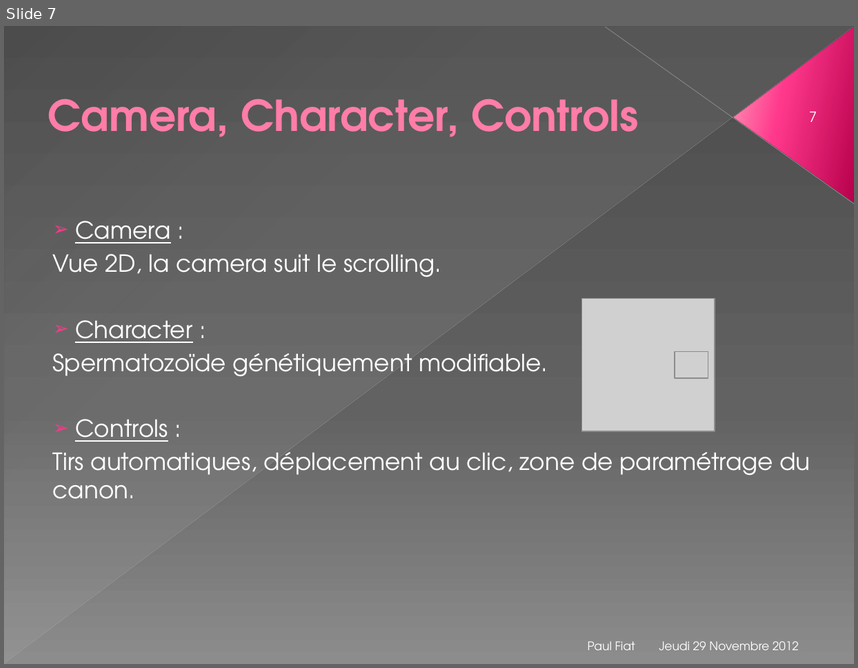
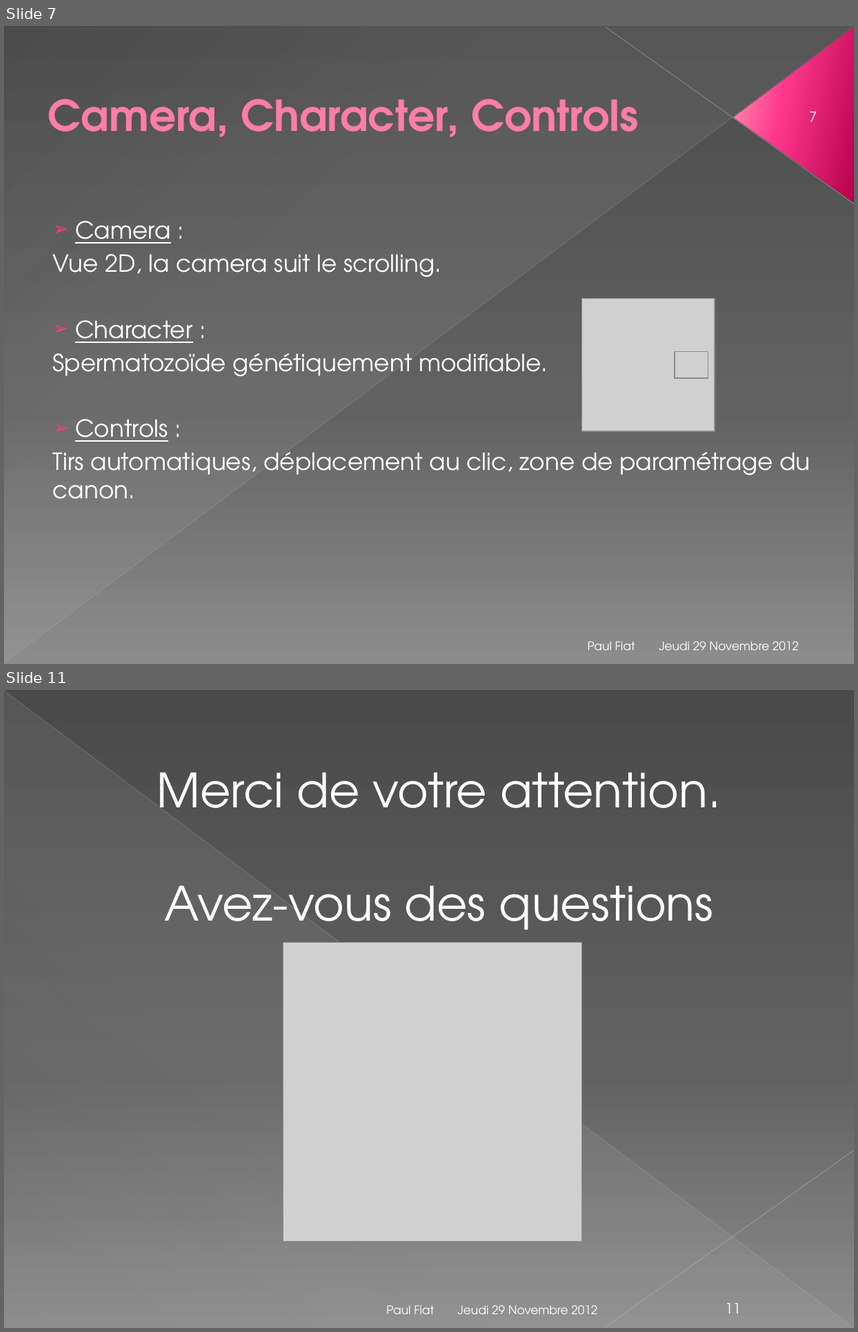
Before and after one commit to Nyarlygames/OBG, a slide deck: GD/Présentation.pptx. Shown one above the other, each under a label of ours: slide 7 before the commit, slides 7 and 11 after it; the slides between them are not shown. The pictures are 858x668 and 858x1332 pixels, drawn with LibreOffice and Linux fonts; fonts in the diff are those of the drawing; grey boxes stand for pictures. Boxes give left, top, right and bottom in pixels: in the first picture for what was removed or moved away, otherwise in the second. Text is boxed around its words. In the diff, an @@ line names an element or a change of style, - is before the commit and + after.

```diff
--- a/GD/Présentation.pptx
+++ b/GD/Présentation.pptx
@@ slide 11 added at (4, 690, 854, 1328), background gradient #4A4A4A to #626262 to #8C8C8C @@
@@ line added from (4, 691) to (853, 1327), #BFBFBF 0.39 pt @@
@@ right triangle added at (5, 691, 853, 1328), fill gradient #D2D2D2 @@
@@ text added at (157, 772, 721, 943), 40 pt, text #FFFFFF @@
+Merci de votre attention.
+Avez-vous des questions
@@ picture added at (283, 943, 582, 1242) @@
@@ line added from (854, 1150) to (605, 1327), #C6C6C6 0.47 pt @@
@@ text added at (386, 1305, 434, 1314), 10 pt, text #FFFFFF @@
+Paul Fiat
@@ text added at (458, 1305, 597, 1314), 10 pt, text #FFFFFF @@
+Jeudi 29 Novembre 2012
@@ page number added at (725, 1303, 741, 1313), 12 pt, text #FFFFFF @@
+11
```
Also in this commit, not shown: 8 slides changed, 1 slide removed, 3 other files.
